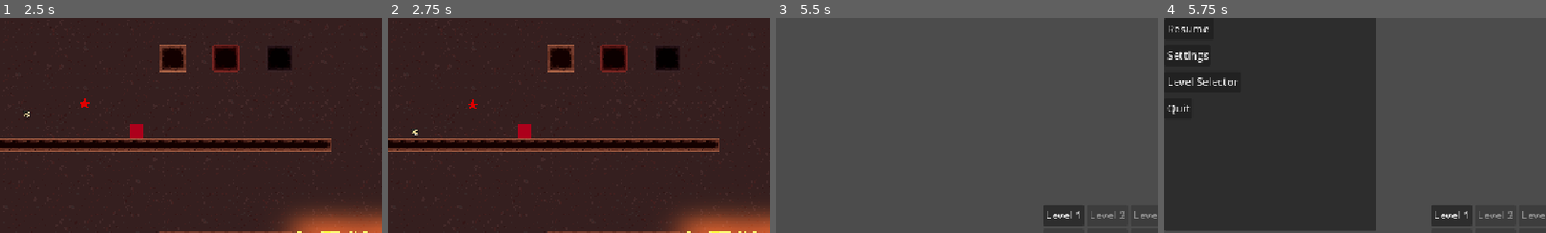
Above: before the commit, frames 1-4 (left to right).
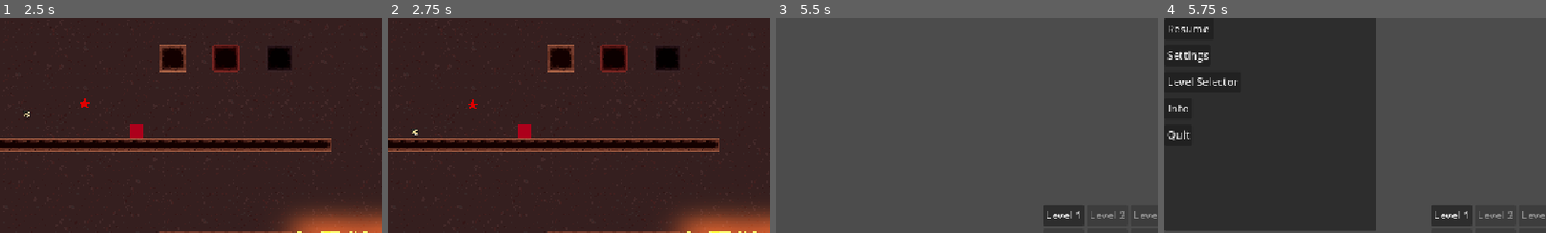
Above: after the commit, the same moments.

Repository: aiko7/grapple_game
Game: Godot game, scene res://menu_scenes/level_select.tscn
Same seed, same stepped clock (60 frames per second), same inputs: the game is played once before the commit and once after it.
Inputs (mouse positions are % of the whole screen's width and height, from its top left):
- Up to frame 1 (2.5 s): click "Level 1" at 0.5 s; move the mouse to (72, 45) at 1.27 s; hold D (ui_right) 1.28-2 s; tap L (open_level_selector) at 1.35 s; click (72, 45) at 1.42 s; tap W (ui_up) at 1.52 s; click "Level 1" at 2 s
- Up to frame 2 (2.75 s): no input
- Up to frame 3 (5.5 s): move the mouse to (30, 55) at 2.77 s; hold D (ui_right) 2.78-3.53 s; tap L (open_level_selector) every 0.75 s from 2.85 to 5.1 s; tap W (ui_up) at 3.02, 4.52, 5.27 s; tap Enter at 3.5, 5 s; move the mouse to (60, 28) at 3.52 s; hold A (ui_left) 3.53-4.28 s; tap Space at 4.25 s; move the mouse to (45, 70) at 4.27 s; hold D (ui_right) from 4.28 s (still down); click (45, 70) at 4.42 s; move the mouse to (80, 65) at 5.02 s
- Up to frame 4 (5.75 s): keep holding D (ui_right); tap Escape (open_pause_menu) at 5.65 s
The pictures show only the part of the screen within x 0-50%, y 0-50%; the shares and areas given below are measured in that part.

Frames 1-3 are identical in both runs. In frame 4, 0.2% of the frame differs, in the area x 0-7%, y 40-57%.

Commit message:
Add infomenu functionality

Diff:
--- a/menu_scenes/Menus.tscn
+++ b/menu_scenes/Menus.tscn
@@ -1,7 +1,8 @@
-[gd_scene load_steps=3 format=3 uid="uid://dkk2cilj1ivi3"]
+[gd_scene load_steps=4 format=3 uid="uid://dkk2cilj1ivi3"]
 
 [ext_resource type="Script" uid="uid://b7iapth3xih8j" path="res://scripts/pause_menu.gd" id="1_qdk1p"]
 [ext_resource type="Script" uid="uid://cnb7qnlpljrot" path="res://scripts/settingsmenu.gd" id="2_jjqb4"]
+[ext_resource type="Script" uid="uid://dnkx8y2h2m6u1" path="res://menu_scenes/infomenu.gd" id="3_jjqb4"]
 
 [node name="Menus" type="CanvasLayer"]
 
@@ -33,11 +34,18 @@
 offset_bottom = 111.0
 text = "Level Selector"
 
-[node name="QuitButton" type="Button" parent="PauseMenu"]
+[node name="InfoButton" type="Button" parent="PauseMenu"]
 layout_mode = 0
 offset_top = 120.0
 offset_right = 42.0
 offset_bottom = 151.0
+text = "Info"
+
+[node name="QuitButton" type="Button" parent="PauseMenu"]
+layout_mode = 0
+offset_top = 160.0
+offset_right = 42.0
+offset_bottom = 191.0
 text = "Quit"
 
 [node name="SettingsMenu" type="Panel" parent="."]
@@ -74,3 +82,30 @@
 offset_bottom = 151.0
 text = "Back"
 metadata/_edit_use_anchors_ = true
+
+[node name="InfoMenu" type="Panel" parent="."]
+visible = false
+offset_right = 40.0
+offset_bottom = 40.0
+script = ExtResource("3_jjqb4")
+
+[node name="RichTextLabel" type="RichTextLabel" parent="InfoMenu"]
+layout_mode = 0
+offset_left = 78.0
+offset_top = 37.0
+offset_right = 265.0
+offset_bottom = 257.0
+text = "sdasfd
+test
+hello"
+
+[node name="BackButton" type="Button" parent="InfoMenu"]
+layout_mode = 1
+anchors_preset = -1
+anchor_top = -2.0
+anchor_bottom = -2.0
+offset_top = 120.0
+offset_right = 45.0
+offset_bottom = 151.0
+text = "Back"
+metadata/_edit_use_anchors_ = true
--- /dev/null
+++ b/menu_scenes/infomenu.gd
@@ -0,0 +1,11 @@
+extends Panel
+
+@onready var back_button = $BackButton
+
+func _ready():
+	back_button.pressed.connect(_on_back_pressed)
+
+
+func _on_back_pressed():
+	hide()
+	get_parent().get_node("PauseMenu").show()
--- a/scripts/GameManager.gd
+++ b/scripts/GameManager.gd
@@ -9,13 +9,18 @@
 var pause_panel
 
 var settings_panel
+var info_panel
+
 func _ready():
 
 	pause_menu = pause_menu_scene.instantiate()
 	add_child(pause_menu)
 	pause_panel = pause_menu.get_node("PauseMenu")
+
 	settings_panel = pause_menu.get_node("SettingsMenu")
+	info_panel = pause_menu.get_node("InfoMenu")
 
+	info_panel.hide()
 	settings_panel.hide()
 	pause_panel.hide()
 
@@ -56,7 +61,12 @@
 	if Input.is_action_just_pressed("open_pause_menu"):
 
 
-		if settings_panel.visible:
+		if info_panel.visible:
+			info_panel.hide()
+			pause_panel.hide()
+			get_tree().paused = false
+
+		elif settings_panel.visible:
 			settings_panel.hide()
 			pause_panel.hide()
 			get_tree().paused = false
--- a/scripts/pause_menu.gd
+++ b/scripts/pause_menu.gd
@@ -3,12 +3,14 @@
 @onready var resume_button = $ResumeButton
 @onready var settings_button = $SettingsButton
 @onready var level_selector_button = $LevelSelectorButton
+@onready var info_button = $InfoButton
 @onready var quit_button = $QuitButton
 
 func _ready():
 	resume_button.pressed.connect(_on_resume_pressed)
 	settings_button.pressed.connect(_on_settings_pressed)
 	level_selector_button.pressed.connect(_on_level_selector_pressed)
+	info_button.pressed.connect(_on_info_pressed)
 	quit_button.pressed.connect(_on_quit_pressed)
 
 func _on_resume_pressed():
@@ -17,10 +19,7 @@
 
 
 func _on_settings_pressed():
-	# Option A: change scene
-	# get_tree().change_scene_to_file("res://scenes/SettingsMenu.tscn")
-	#
-	# Option B: show a hidden settings menu already in scene
+
 	hide()
 	get_parent().get_node("SettingsMenu").show()
 
@@ -33,5 +32,12 @@
 	get_tree().change_scene_to_file("res://menu_scenes/level_select.tscn")
 	_on_resume_pressed()
 
+
+func _on_info_pressed():
+	hide()
+	get_parent().get_node("InfoMenu").show()
+
+
+
 func _on_quit_pressed():
 	get_tree().quit()
Not shown: 1 places in base_scenes/base_basic_tile_map_layer.tscn that only renumber resources
Not shown, added: menu_scenes/infomenu.gd.uid
